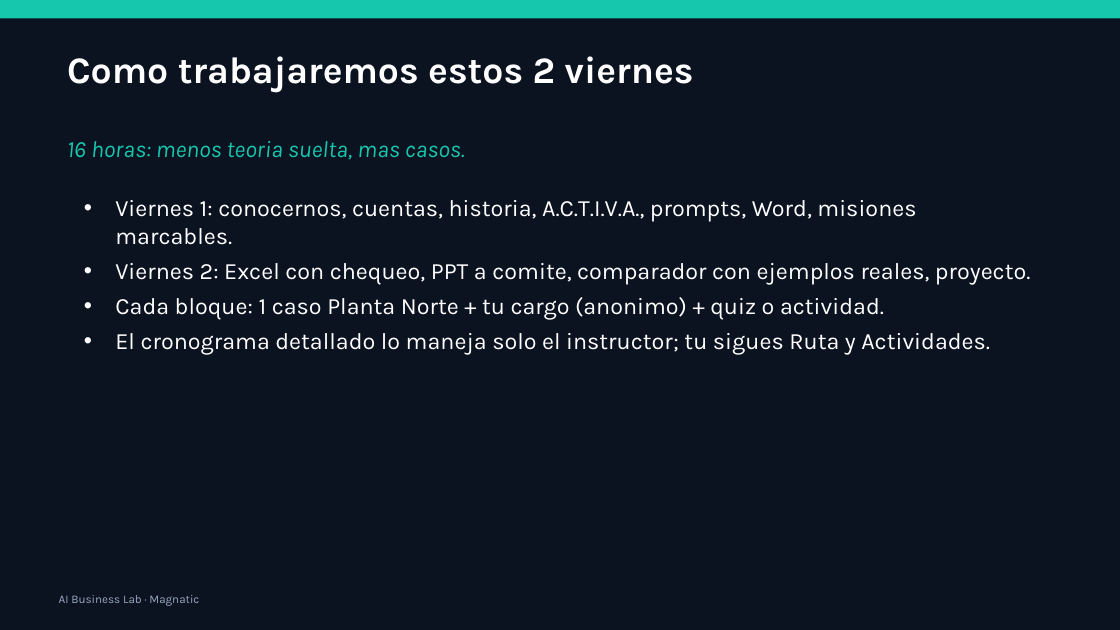
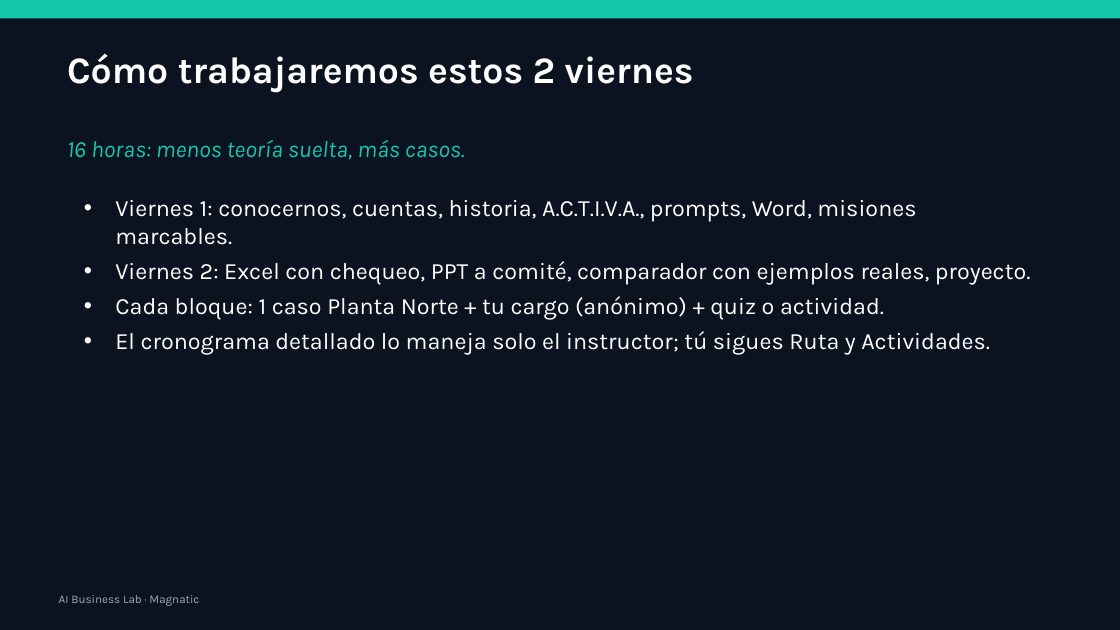
Before and after one commit to xander0408/CURSOS, a slide deck: slide 72 of AI-Business-Lab-Presentacion.pptx. Drawn at 1120x630 pixels with LibreOffice and Linux fonts; fonts in the diff are those of the drawing. Boxes give left, top, right and bottom in pixels: in the first picture for what was removed or moved away, otherwise in the second. Text is boxed around its words. In the diff, an @@ line names an element or a change of style, - is before the commit and + after.

```diff
--- a/AI-Business-Lab-Presentacion.pptx
+++ b/AI-Business-Lab-Presentacion.pptx
@@ text at [67,53,694,93]: text changed @@
-Como trabajaremos estos 2 viernes
+Cómo trabajaremos estos 2 viernes
@@ text at [67,140,465,160]: text changed @@
-16 horas: menos teoria suelta, mas casos.
+16 horas: menos teoría suelta, más casos.
@@ text at [115,261,1031,354]: text changed @@
-• Viernes 2: Excel con chequeo, PPT a comite, comparador con ejemplos reales, proyecto.
-• Cada bloque: 1 caso Planta Norte + tu cargo (anonimo) + quiz o actividad.
-• El cronograma detallado lo maneja solo el instructor; tu sigues Ruta y Actividades.
+• Viernes 2: Excel con chequeo, PPT a comité, comparador con ejemplos reales, proyecto.
+• Cada bloque: 1 caso Planta Norte + tu cargo (anónimo) + quiz o actividad.
+• El cronograma detallado lo maneja solo el instructor; tú sigues Ruta y Actividades.
```
Also in this commit, not shown: 56 other slides changed, 27 other files.
